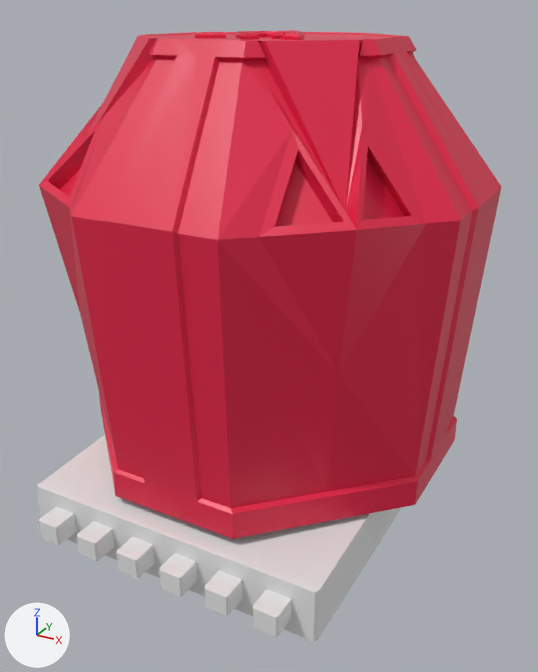
Two versions of the Blender file MiracleDE/MiracleGold.blend, one commit apart.
Before and after are seen from a 50 mm lens placed at (5.6, -10.27, 7.88), pointed at (0.21, -0.46, 2.98). Lighting does not change. The marker at lower left points along +X, +Y and +Z.

Script lines for the objects in view, before the commit:
```python
mat_material = principled_material('Material')
mat_material.base_color = (0.8, 0.0148, 0.0666)  # red #e72049
mat_material.roughness = 0.4
me_cube = bpy.data.meshes.new('Cube')
me_cube.from_pydata(...)  # 222 vertices, 219 faces; spans x -1.04..1.04, y -1.05..0.75, z -1.04..1.04
me_cube_001 = bpy.data.meshes.new('Cube.001')
me_cube_001.from_pydata(...)  # 464 vertices, 481 faces; spans x -1.12..1.12, y -1.12..1.12, z -1.17..1.03
me_cube_001.materials.append(mat_material)  # red #e72049
ob_cube = bpy.data.objects.new('Cube', me_cube_001)
ob_cube.location = (0.0, 0.0, 4.5)
ob_cube.scale = (3.0, 3.0, 3.0)
ob_cube_001 = bpy.data.objects.new('Cube.001', me_cube)
ob_cube_001.location = (0.0, 0.0, 0.5)
ob_cube_001.scale = (2.4, 3.5, 0.48)
```
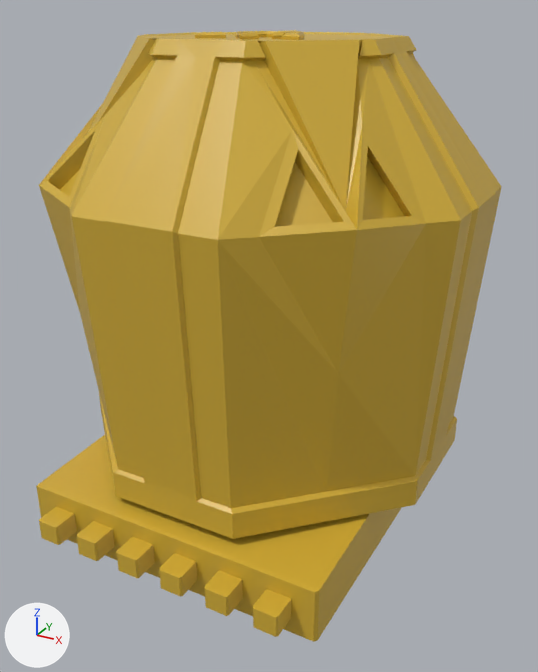
Commit message: Finish miracle digiEgg

Changed parts and their boxes [x1, y1, x2, y2] in the pictures (538 x 672 px):
'Cube', recoloured (red to yellow): [39, 30, 502, 539] in both
'Cube.001', recoloured (white to yellow): [36, 435, 402, 642] in both

The change in detail:
Material 'Material' (mat_material) changes colour from red #e72049 to yellow #d4af37; in linear values from (0.8, 0.0148, 0.0666) to (0.658, 0.429, 0.0382).
me_cube has 222 vertices, 219 faces and spans x -1.04..1.04, y -1.05..0.75, z -1.04..1.04.
me_cube now uses material mat_material (yellow #d4af37).
